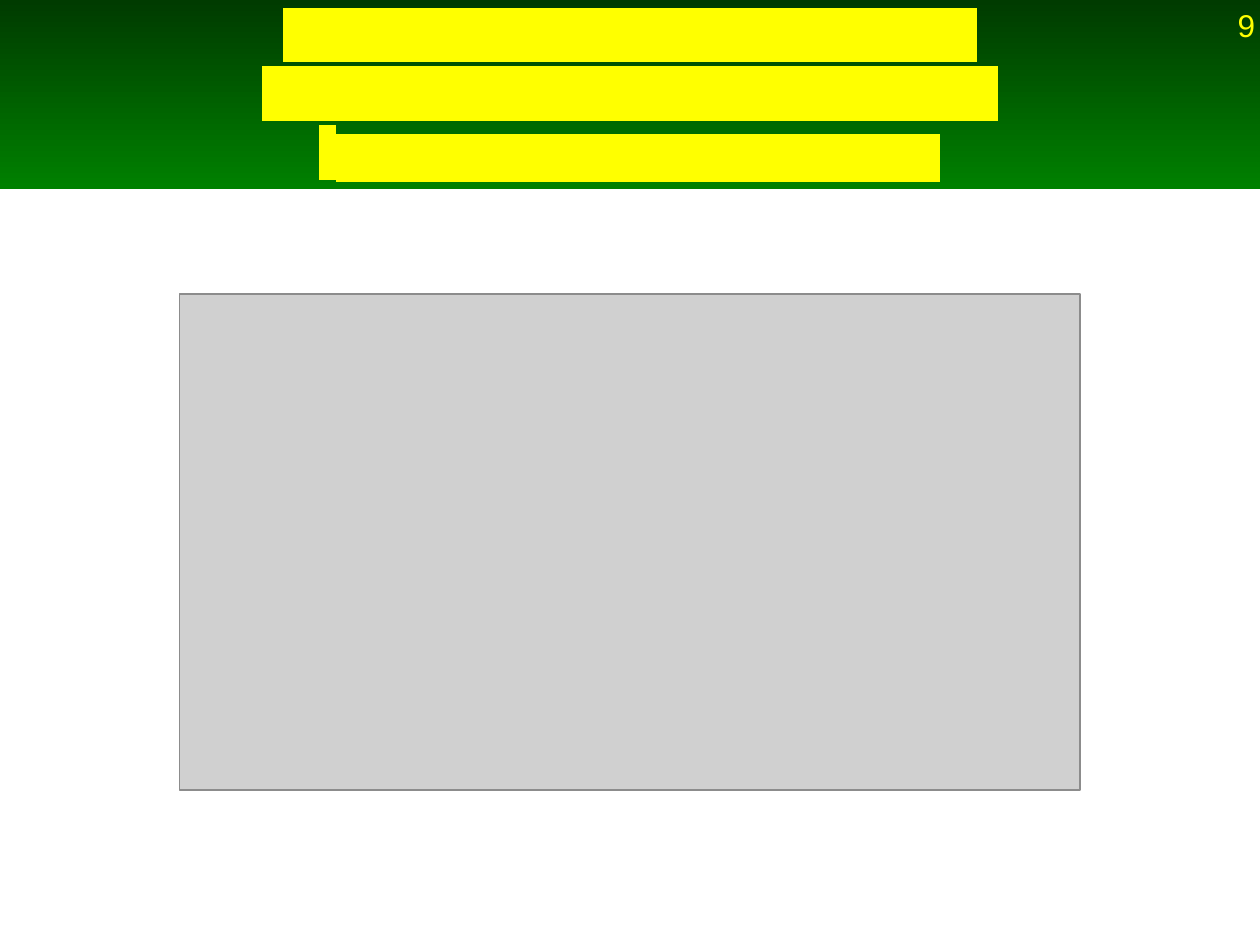
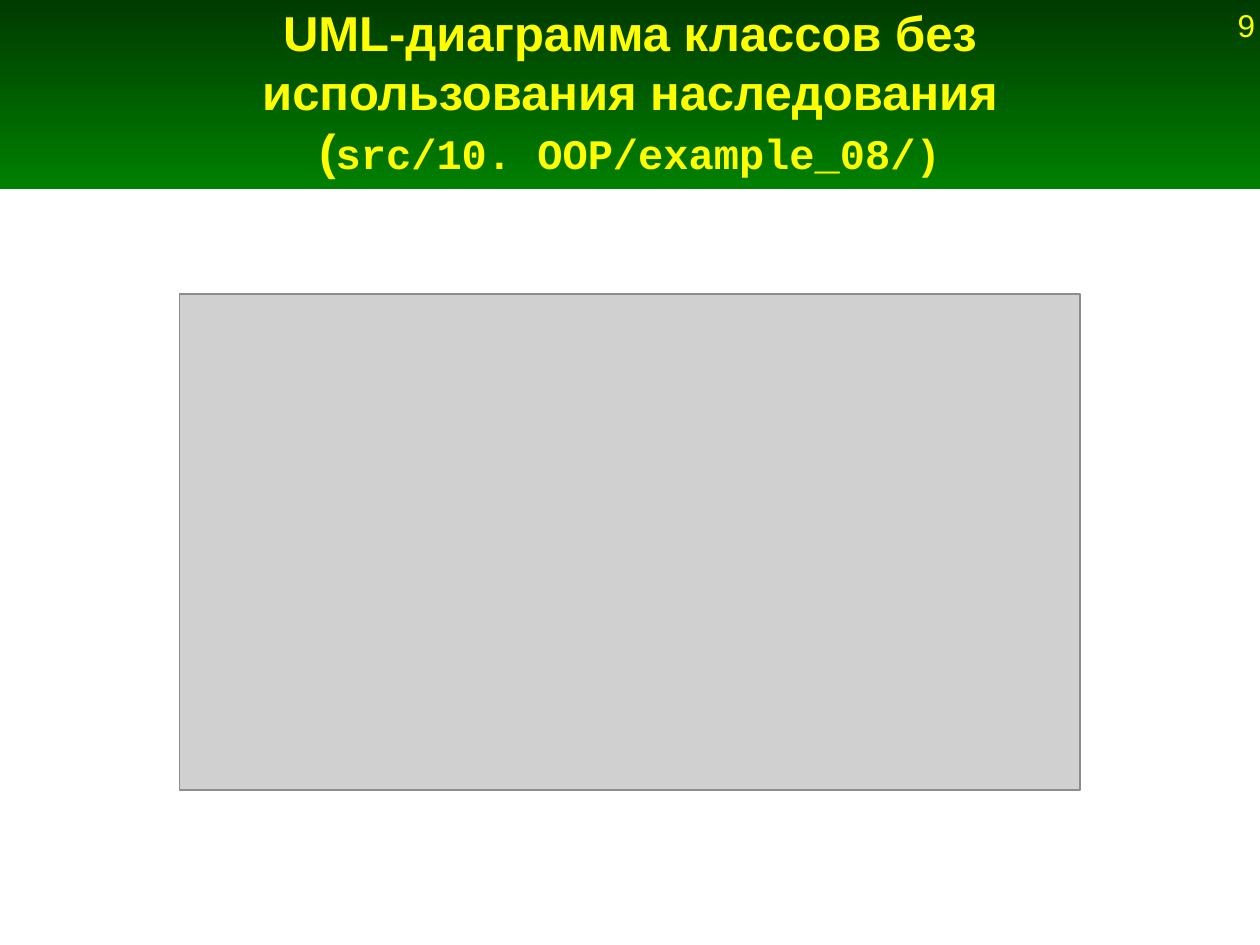
Before and after one commit to Jenyay/modelling, a slide deck: slide 9 of python language/presentations/12. OOP.odp. Drawn at 1260x945 pixels with LibreOffice and Linux fonts; fonts in the diff are those of the drawing; grey boxes stand for pictures. Boxes give left, top, right and bottom in pixels: in the first picture for what was removed or moved away, otherwise in the second. Text is boxed around its words. In the diff, an @@ line names an element or a change of style, - is before the commit and + after.

```diff
--- a/python language/presentations/12. OOP.odp
+++ b/python language/presentations/12. OOP.odp
@@ title "UML-диаграмма классов без использования наследования ..." at <box>262,15,997,178</box>: highlight #FFFF00 to none @@
```
Also in this commit, not shown: 1 other file.
